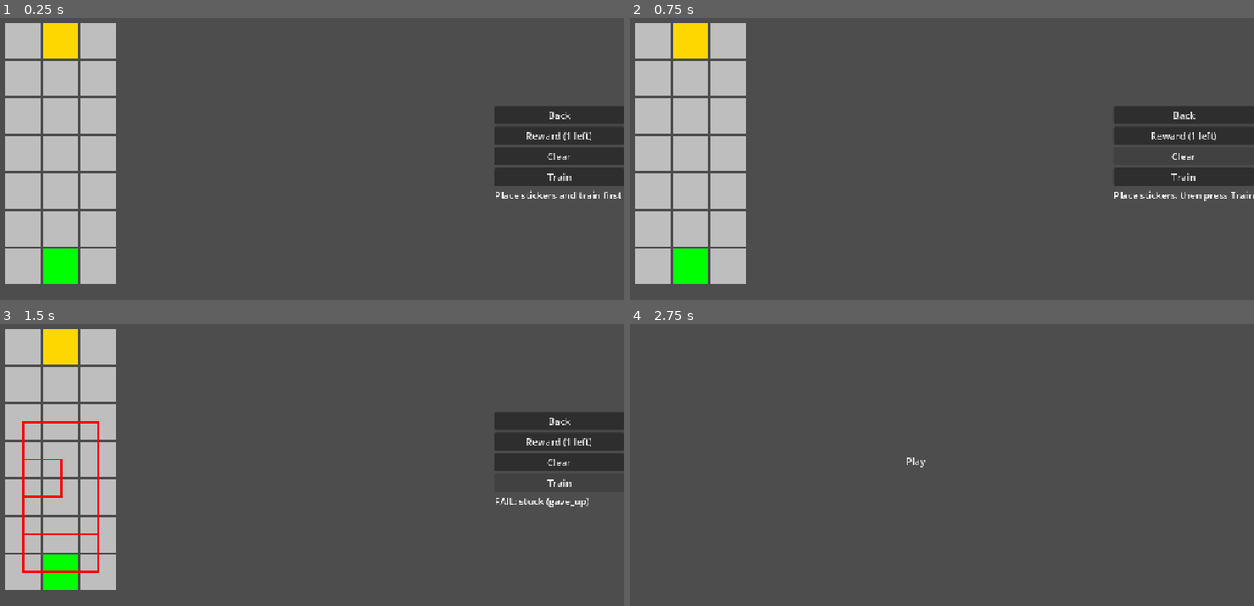
Above: before the commit, frames 1-4 (two rows, left to right).
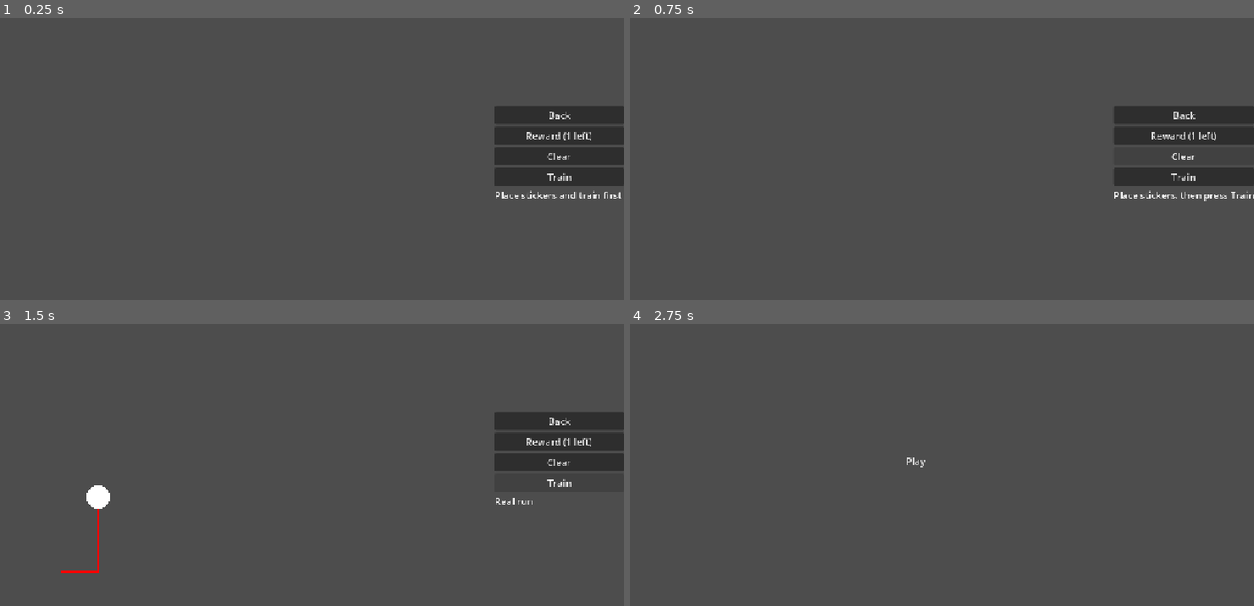
Above: after the commit, the same moments.

Repository: kkaiying/CS-Educational-Game
Game: Godot game, scene res://scenes/level.tscn
Two runs of this game, one before a commit and one after it. Both use one fixed random seed, a clock stepped at 60 frames per second and the inputs below. This scene is started directly instead of the project's main scene.
Inputs:
- Up to frame 1 (0.25 s): no input
- Up to frame 2 (0.75 s): click "Clear" at 0.5 s
- Up to frame 3 (1.5 s): click "Train" at 1.25 s
- Up to frame 4 (2.75 s): click "Back" at 2 s

The runs differ from the first frame. In frame 1, 15% of the frame differs, in the area x 0-19%, y 1-95%; in frame 2, 15%; in frame 3, 15%, in the area x 0-95%, y 1-95%; in frame 4, nothing differs.

Commit message:
Tutorial level & farm tile graphics

Diff:
--- a/core/trainer.gd
+++ b/core/trainer.gd
@@ -6,6 +6,9 @@
 var total_reward: float = 0.0
 var stuck_reason: String = ""
 var settings: LevelSettings
+var practice_routes: Dictionary = {}
+var practice_moves: Dictionary = {}     # practice run number → its moves, kept for the replay
+var last_moves: Array = []              # the direction tried on each step of the latest run, so the replay can show bumps
 
 const STUCK_VISITS := 10
 
@@ -14,12 +17,14 @@
 	total_reward = 0.0
 	var collected := 0                      # every one-time sticker is back at the start of a run
 	var route: Array = [maze.start]
+	last_moves = []
 
 	for i in range(max_steps):
 		var old_pos := robot.position
 		var old_state := Vector3i(old_pos.x, old_pos.y, collected)
 		var dir := agent.choose_direction(old_state)
 		robot.move(dir)
+		last_moves.append(robot.position - old_pos)    # the direction it tried, even if it bumps
 
 		if not maze.can_enter(robot.position): # if robot is trying to exit the maze return it back to its old pos
 			robot.position = old_pos
@@ -48,8 +53,12 @@
 
 
 func train(episodes: int, max_steps: int) -> void:
-	for e in range (episodes):
-		run_one_episode(max_steps)
+	var keep := []
+	for e in range(1, episodes + 1):
+		var practice_route := run_one_episode(max_steps)
+		if e in keep:
+			practice_routes[e] = practice_route
+			practice_moves[e] = last_moves
 
 func run_final_episode(max_steps: int) -> Array:
 	robot.position = maze.start
@@ -61,11 +70,13 @@
 	var start_state := Vector3i(maze.start.x, maze.start.y, 0)
 	var visits := {start_state: 1}          # counted per state, so passing a square again after collecting isn't "stuck"
 	var reward_at_first_visit := {start_state: 0.0}
+	last_moves = []
 
 	for i in range(max_steps):
 		var old_pos := robot.position
 		var dir := agent.choose_direction(Vector3i(old_pos.x, old_pos.y, collected))
 		robot.move(dir)
+		last_moves.append(robot.position - old_pos)
 
 		if not maze.can_enter(robot.position):
 			robot.position = old_pos
--- /dev/null
+++ b/farm_tileset.tres
@@ -0,0 +1,413 @@
+[gd_resource type="TileSet" format=3 uid="uid://bp3ahgiccckpt"]
+
+[ext_resource type="Texture2D" uid="uid://ckpc312h6q5n5" path="res://assets/Sprout Lands - Sprites - Basic pack/Tilesets/Grass.png" id="1_5ldyd"]
+[ext_resource type="Texture2D" uid="uid://bafh4igrt4no1" path="res://assets/Sprout Lands - Sprites - Basic pack/Objects/Basic_Plants.png" id="2_84t7p"]
+[ext_resource type="Texture2D" uid="uid://dveemoggqxa7v" path="res://assets/Sprout Lands - Sprites - Basic pack/Objects/Basic Grass Biom things 1.png" id="3_84t7p"]
+[ext_resource type="Texture2D" uid="uid://b880eebxs6lb0" path="res://assets/extras/pebbles.png" id="4_i0vfc"]
+[ext_resource type="Texture2D" uid="uid://dyyayhaodckn5" path="res://assets/Sprout Sorry pack/Early Access/Plant update 2/Farming Plants v2.png" id="5_pr3du"]
+[ext_resource type="Texture2D" uid="uid://c7jqm3p38442k" path="res://assets/Sprout Lands - Sprites - Basic pack/Tilesets/Tilled_Dirt_v2.png" id="6_cemyr"]
+
+[sub_resource type="TileSetAtlasSource" id="TileSetAtlasSource_mx8sn"]
+texture = ExtResource("1_5ldyd")
+0:0/0 = 0
+1:0/0 = 0
+2:0/0 = 0
+3:0/0 = 0
+4:0/0 = 0
+5:0/0 = 0
+6:0/0 = 0
+7:0/0 = 0
+8:0/0 = 0
+9:0/0 = 0
+0:1/0 = 0
+1:1/0 = 0
+2:1/0 = 0
+3:1/0 = 0
+4:1/0 = 0
+5:1/0 = 0
+6:1/0 = 0
+7:1/0 = 0
+8:1/0 = 0
+9:1/0 = 0
+0:2/0 = 0
+1:2/0 = 0
+2:2/0 = 0
+3:2/0 = 0
+4:2/0 = 0
+5:2/0 = 0
+6:2/0 = 0
+7:2/0 = 0
+8:2/0 = 0
+9:2/0 = 0
+10:2/0 = 0
+0:3/0 = 0
+1:3/0 = 0
+2:3/0 = 0
+3:3/0 = 0
+4:3/0 = 0
+5:3/0 = 0
+6:3/0 = 0
+7:3/0 = 0
+8:3/0 = 0
+9:3/0 = 0
+10:3/0 = 0
+0:4/0 = 0
+1:4/0 = 0
+2:4/0 = 0
+3:4/0 = 0
+4:4/0 = 0
+5:4/0 = 0
+6:4/0 = 0
+7:4/0 = 0
+8:4/0 = 0
+9:4/0 = 0
+0:5/0 = 0
+1:5/0 = 0
+2:5/0 = 0
+3:5/0 = 0
+4:5/0 = 0
+5:5/0 = 0
+6:5/0 = 0
+7:5/0 = 0
+8:5/0 = 0
+9:5/0 = 0
+0:6/0 = 0
+1:6/0 = 0
+2:6/0 = 0
+3:6/0 = 0
+4:6/0 = 0
+5:6/0 = 0
+6:6/0 = 0
+7:6/0 = 0
+8:6/0 = 0
+
+[sub_resource type="TileSetAtlasSource" id="TileSetAtlasSource_i0vfc"]
+texture = ExtResource("2_84t7p")
+0:0/0 = 0
+1:0/0 = 0
+2:0/0 = 0
+3:0/0 = 0
+4:0/0 = 0
+5:0/0 = 0
+0:1/0 = 0
+1:1/0 = 0
+2:1/0 = 0
+3:1/0 = 0
+4:1/0 = 0
+5:1/0 = 0
+
+[sub_resource type="TileSetAtlasSource" id="TileSetAtlasSource_pr3du"]
+texture = ExtResource("3_84t7p")
+0:0/0 = 0
+1:0/0 = 0
+2:0/0 = 0
+3:0/0 = 0
+4:0/0 = 0
+5:0/0 = 0
+6:0/0 = 0
+7:0/0 = 0
+8:0/0 = 0
+0:1/0 = 0
+1:1/0 = 0
+2:1/0 = 0
+3:1/0 = 0
+4:1/0 = 0
+5:1/0 = 0
+6:1/0 = 0
+7:1/0 = 0
+8:1/0 = 0
+0:2/0 = 0
+1:2/0 = 0
+2:2/0 = 0
+3:2/0 = 0
+4:2/0 = 0
+5:2/0 = 0
+6:2/0 = 0
+7:2/0 = 0
+8:2/0 = 0
+0:3/0 = 0
+1:3/0 = 0
+2:3/0 = 0
+3:3/0 = 0
+4:3/0 = 0
+5:3/0 = 0
+6:3/0 = 0
+7:3/0 = 0
+8:3/0 = 0
+0:4/0 = 0
+1:4/0 = 0
+2:4/0 = 0
+3:4/0 = 0
+4:4/0 = 0
+5:4/0 = 0
+6:4/0 = 0
+7:4/0 = 0
+8:4/0 = 0
+
+[sub_resource type="TileSetAtlasSource" id="TileSetAtlasSource_cemyr"]
+texture = ExtResource("4_i0vfc")
+0:0/0 = 0
+
+[sub_resource type="TileSetAtlasSource" id="TileSetAtlasSource_baagr"]
+texture = ExtResource("5_pr3du")
+5:0/0 = 0
+6:0/0 = 0
+0:1/0 = 0
+1:1/0 = 0
+2:1/0 = 0
+3:1/0 = 0
+4:1/0 = 0
+5:1/0 = 0
+6:1/0 = 0
+0:2/0 = 0
+1:2/0 = 0
+2:2/0 = 0
+3:2/0 = 0
+4:2/0 = 0
+5:2/0 = 0
+0:3/0 = 0
+1:3/0 = 0
+2:3/0 = 0
+3:3/0 = 0
+4:3/0 = 0
+5:3/0 = 0
+0:4/0 = 0
+1:4/0 = 0
+2:4/0 = 0
+3:4/0 = 0
+4:4/0 = 0
+5:4/0 = 0
+0:5/0 = 0
+1:5/0 = 0
+2:5/0 = 0
+3:5/0 = 0
+4:5/0 = 0
+5:5/0 = 0
+0:6/0 = 0
+1:6/0 = 0
+2:6/0 = 0
+3:6/0 = 0
+4:6/0 = 0
+5:6/0 = 0
+0:7/0 = 0
+1:7/0 = 0
+2:7/0 = 0
+3:7/0 = 0
+4:7/0 = 0
+5:7/0 = 0
+0:8/0 = 0
+1:8/0 = 0
+2:8/0 = 0
+3:8/0 = 0
+4:8/0 = 0
+5:8/0 = 0
+0:9/0 = 0
+1:9/0 = 0
+2:9/0 = 0
+3:9/0 = 0
+4:9/0 = 0
+5:9/0 = 0
+0:10/0 = 0
+1:10/0 = 0
+2:10/0 = 0
+3:10/0 = 0
+4:10/0 = 0
+5:10/0 = 0
+0:11/0 = 0
+1:11/0 = 0
+2:11/0 = 0
+3:11/0 = 0
+4:11/0 = 0
+5:11/0 = 0
+0:12/0 = 0
+1:12/0 = 0
+2:12/0 = 0
+3:12/0 = 0
+4:12/0 = 0
+5:12/0 = 0
+0:13/0 = 0
+1:13/0 = 0
+2:13/0 = 0
+3:13/0 = 0
+4:13/0 = 0
+5:13/0 = 0
+0:14/0 = 0
+1:14/0 = 0
+2:14/0 = 0
+3:14/0 = 0
+4:14/0 = 0
+5:14/0 = 0
+4:15/0 = 0
+5:15/0 = 0
+0:16/0 = 0
+1:16/0 = 0
+2:16/0 = 0
+3:16/0 = 0
+4:16/0 = 0
+5:16/0 = 0
+0:17/0 = 0
+1:17/0 = 0
+2:17/0 = 0
+3:17/0 = 0
+4:17/0 = 0
+5:17/0 = 0
+0:18/0 = 0
+1:18/0 = 0
+2:18/0 = 0
+3:18/0 = 0
+4:18/0 = 0
+5:18/0 = 0
+0:19/0 = 0
+1:19/0 = 0
+2:19/0 = 0
+3:19/0 = 0
+4:19/0 = 0
+5:19/0 = 0
+0:20/0 = 0
+1:20/0 = 0
+2:20/0 = 0
+3:20/0 = 0
+4:20/0 = 0
+5:20/0 = 0
+0:21/0 = 0
+1:21/0 = 0
+2:21/0 = 0
+3:21/0 = 0
+4:21/0 = 0
+5:21/0 = 0
+4:22/0 = 0
+5:22/0 = 0
+0:23/0 = 0
+1:23/0 = 0
+2:23/0 = 0
+3:23/0 = 0
+4:23/0 = 0
+5:23/0 = 0
+1:24/0 = 0
+4:24/0 = 0
+5:24/0 = 0
+0:25/0 = 0
+1:25/0 = 0
+2:25/0 = 0
+3:25/0 = 0
+4:25/0 = 0
+5:25/0 = 0
+0:26/0 = 0
+1:26/0 = 0
+2:26/0 = 0
+3:26/0 = 0
+4:26/0 = 0
+5:26/0 = 0
+0:27/0 = 0
+1:27/0 = 0
+2:27/0 = 0
+3:27/0 = 0
+4:27/0 = 0
+5:27/0 = 0
+4:28/0 = 0
+5:28/0 = 0
+0:29/0 = 0
+1:29/0 = 0
+2:29/0 = 0
+3:29/0 = 0
+4:29/0 = 0
+5:29/0 = 0
+0:30/0 = 0
+1:30/0 = 0
+2:30/0 = 0
+3:30/0 = 0
+4:30/0 = 0
+5:30/0 = 0
+0:31/0 = 0
+1:31/0 = 0
+2:31/0 = 0
+3:31/0 = 0
+4:31/0 = 0
+5:31/0 = 0
+0:32/0 = 0
+1:32/0 = 0
+2:32/0 = 0
+3:32/0 = 0
+4:32/0 = 0
+5:32/0 = 0
+
+[sub_resource type="TileSetAtlasSource" id="TileSetAtlasSource_xlyok"]
+texture = ExtResource("6_cemyr")
+0:0/0 = 0
+1:0/0 = 0
+2:0/0 = 0
+3:0/0 = 0
+4:0/0 = 0
+5:0/0 = 0
+6:0/0 = 0
+7:0/0 = 0
+8:0/0 = 0
+9:0/0 = 0
+0:1/0 = 0
+1:1/0 = 0
+2:1/0 = 0
+3:1/0 = 0
+4:1/0 = 0
+5:1/0 = 0
+6:1/0 = 0
+7:1/0 = 0
+8:1/0 = 0
+9:1/0 = 0
+0:2/0 = 0
+1:2/0 = 0
+2:2/0 = 0
+3:2/0 = 0
+4:2/0 = 0
+5:2/0 = 0
+6:2/0 = 0
+7:2/0 = 0
+8:2/0 = 0
+9:2/0 = 0
+10:2/0 = 0
+0:3/0 = 0
+1:3/0 = 0
+2:3/0 = 0
+3:3/0 = 0
+4:3/0 = 0
+5:3/0 = 0
+6:3/0 = 0
+7:3/0 = 0
+8:3/0 = 0
+9:3/0 = 0
+10:3/0 = 0
+0:4/0 = 0
+1:4/0 = 0
+2:4/0 = 0
+3:4/0 = 0
+4:4/0 = 0
+5:4/0 = 0
+6:4/0 = 0
+7:4/0 = 0
+8:4/0 = 0
+0:5/0 = 0
+1:5/0 = 0
+2:5/0 = 0
+3:5/0 = 0
+4:5/0 = 0
+5:5/0 = 0
+6:5/0 = 0
+7:5/0 = 0
+8:5/0 = 0
+9:5/0 = 0
+0:6/0 = 0
+1:6/0 = 0
+2:6/0 = 0
+3:6/0 = 0
+4:6/0 = 0
+5:6/0 = 0
+6:6/0 = 0
+8:6/0 = 0
+9:6/0 = 0
+
+[resource]
+sources/0 = SubResource("TileSetAtlasSource_mx8sn")
+sources/1 = SubResource("TileSetAtlasSource_i0vfc")
+sources/2 = SubResource("TileSetAtlasSource_pr3du")
+sources/3 = SubResource("TileSetAtlasSource_cemyr")
+sources/5 = SubResource("TileSetAtlasSource_baagr")
+sources/6 = SubResource("TileSetAtlasSource_xlyok")
--- /dev/null
+++ b/levels/tutorial.gd
@@ -0,0 +1,23 @@
+class_name Tutorial
+
+static func create_maze() -> Maze:
+	var maze := Maze.new()
+	maze.start = Vector2i(0,4)
+	maze.finish = Vector2i(4,0)
+	maze.width = 5
+	maze.height = 5
+	return maze
+
+static func create_settings() -> LevelSettings:
+	return Level1.create_settings()
+
+static func demo_runs() -> Array:
+	return [
+		["Practice run 1", "URDDLLUURDRLDDRULURLLURDL"],
+		["Practice run 50", "RULLDURULLDUURDDRDRULUL"],
+		["Practice run 100", "URDURULURDLRRUDRDLUUUUR"],
+		["Practice run 200", "URDUURRLURUR"],
+		["Practice run 300", "URRURRULRU"],
+		["Practice run 400", "URRURLRUUR"],
+		["Practice run 500", "URURURUR"],
+	]
--- a/project.godot
+++ b/project.godot
@@ -20,7 +20,6 @@
 [display]
 
 window/stretch/mode="canvas_items"
-window/stretch/aspect="expand"
 
 [physics]
 
--- a/scenes/home.gd
+++ b/scenes/home.gd
@@ -4,7 +4,4 @@
 	$PlayButton.get_popup().id_pressed.connect(_on_level_chosen)   # when an item in the list is picked, call _on_level_chosen
 
 func _on_level_chosen(id: int) -> void:
-	if id == 0:
-		print("tutorial not made yet")
-		return
 	Game.go_to_level(id)
--- a/scenes/level.gd
+++ b/scenes/level.gd
@@ -4,6 +4,16 @@
 var settings: LevelSettings
 var route: Array = []
 var selected_sticker := ""
+var replay_queue: Array = []     # [name, route, moves] still to play
+var anim_route: Array = []       # the route being animated right now
+var anim_moves: Array = []       # the direction tried on each step of it (to show bumps)
+var anim_step := 0               # which square of it robot is on
+var anim_timer := 0.0
+var result_text := ""            # shown once the replay finishes
+const STEP_TIME := 0.05
+const BUMP_TIME := 0.25          # a bump is shown slower than a normal step so it can be seen
+const PAUSE_TIME := 0.8          # seconds to hold the finished route before the next one
+const MOVE_STEPS := {"U": Vector2i.UP, "D": Vector2i.DOWN, "L": Vector2i.LEFT, "R": Vector2i.RIGHT}
 
 @onready var reward_button: Button = $UI/Screen/SidePanel/RewardButton
 @onready var penalty_button: Button = $UI/Screen/SidePanel/PenaltyButton
@@ -20,6 +30,9 @@
 
 func _ready():
 	match  Game.current_level:
+		0:
+			maze = Tutorial.create_maze()
+			settings = Tutorial.create_settings()
 		1:
 			maze = Level1.create_maze()
 			settings = Level1.create_settings()
@@ -42,42 +55,42 @@
 			maze = Level7.create_maze()
 			settings = Level7.create_settings()
 
+	draw_ground()
+
 	$UI/Screen/SidePanel/BackButton.pressed.connect(Game.go_to_home)
 	$UI/Screen/SidePanel/TrainButton.pressed.connect(train)
 
 	setup_sticker_buttons()
 	setup_settings()
 
+	if Game.current_level == 0:
+		play_demo()
+
 func _draw():
 	draw_maze(maze)
 
-	if route.size() > 1:
-				var points := PackedVector2Array()
-				for pos in route:
-					points.append(grid_to_centre(pos))
-				draw_polyline(points, Color.RED,4.0)
+	if not anim_route.is_empty():              # mid-replay: the trail so far + the robot's dot
+		var points := PackedVector2Array()
+		for i in range(anim_step + 1):
+			points.append(grid_to_centre(anim_route[i]))
+		if points.size() > 1:
+			draw_polyline(points, Color.RED, 4.0)
+		draw_circle(points[-1] + bump_offset(), TILE_SIZE / 3.0, Color.WHITE)
+	elif route.size() > 1:                     # replay finished: the real run's route
+		var points := PackedVector2Array()
+		for pos in route:
+			points.append(grid_to_centre(pos))
+		draw_polyline(points, Color.RED, 4.0)
 
 func draw_maze(maze: Maze) -> void:
 	for x in range(maze.width):
 		for y in range(maze.height):
 			var pos := Vector2i(x, y)
 			var colour := Color.GRAY
-			if pos == maze.start:
-				colour = Color.GREEN
-			elif maze.crystals.has(pos):
-				colour = Color.CYAN
-			elif pos in maze.stars:
-				colour = Color.PURPLE
-			elif maze.is_finish(pos):
-				colour = Color.GOLD
-			elif pos in maze.spikes:
-				colour = Color.DARK_RED
-			elif maze.thorns.has(pos):
-				colour = Color.DARK_GREEN
-			elif pos in maze.walls:
-				colour = Color.BLACK
 			var corner := Vector2(OFFSET_X + x * TILE_SPACE, OFFSET_Y + y * TILE_SPACE)
-			draw_rect(Rect2(OFFSET_X + x * TILE_SPACE, OFFSET_Y + y * TILE_SPACE, TILE_SIZE, TILE_SIZE), colour)
+
+			if colour != Color.GRAY:
+				draw_rect(Rect2(OFFSET_X + x * TILE_SPACE, OFFSET_Y + y * TILE_SPACE, TILE_SIZE, TILE_SIZE), colour)
 
 			if maze.stickers.has(pos):
 				var centre := corner + Vector2(TILE_SIZE / 2.0, TILE_SIZE / 2.0)
@@ -98,6 +111,18 @@
 				maze.stickers.erase(grid_pos)
 				maze.one_time_stickers.erase(grid_pos)
 			stickers_changed()
+
+func _process(delta: float) -> void:
+	if anim_route.is_empty():
+		return
+	anim_timer += delta
+	var at_end := anim_step >= anim_route.size() - 1
+	if at_end and anim_timer >= PAUSE_TIME:          # finished this route: hold it a moment, then the next one
+		play_next()
+	elif not at_end and anim_timer >= step_time(anim_step):
+		anim_timer = 0.0
+		anim_step += 1
+	queue_redraw()                                   # every frame, so the bump nudge moves smoothly
 
 func screen_to_grid(screen_pos: Vector2) -> Vector2i:
 	var x := floori((screen_pos.x - OFFSET_X) / TILE_SPACE)
@@ -128,10 +153,11 @@
 	trainer.train(settings.episodes, settings.max_steps)
 	print("Training complete in ", Time.get_ticks_msec() - start_time, "ms")
 
-	print ("Evaluation run")
+	print("Evaluation run")
 	trainer.agent.epsilon = 0
 	route = trainer.run_final_episode(settings.max_steps)
-	$UI/Screen/SidePanel/ResultLabel.text = get_result(trainer)
+	result_text = get_result(trainer)
+	start_replay(trainer)
 	print(get_result(trainer))
 	print("Total reward: ", trainer.total_reward)
 	print("Stuck: ", trainer.stuck_reason)
@@ -207,6 +233,8 @@
 # after any sticker change the old route no longer matches so hide it
 func stickers_changed() -> void:
 	route = []
+	anim_route = []                     # stop any replay that's playing
+	replay_queue = []
 	$UI/Screen/SidePanel/ResultLabel.text = "Place stickers, then press Train"
 	update_sticker_counts()
 	queue_redraw()
@@ -219,3 +247,76 @@
 	bonus_checkbox.visible = "bonus" in settings.unlocked or settings.progress_bonus
 	bonus_checkbox.button_pressed = settings.progress_bonus
 	bonus_checkbox.disabled = not "bonus" in settings.unlocked
+
+func start_replay(trainer: Trainer) -> void:
+	replay_queue = []
+	for run in trainer.practice_routes:
+		replay_queue.append(["Practice run %d" % run, trainer.practice_routes[run], trainer.practice_moves[run]])
+	replay_queue.append(["Real run", route, trainer.last_moves])
+	play_next()
+
+func play_next() -> void:
+	if replay_queue.is_empty():
+		anim_route = []
+		$UI/Screen/SidePanel/ResultLabel.text = result_text
+		queue_redraw()
+		return
+	var next: Array = replay_queue.pop_front()
+	$UI/Screen/SidePanel/ResultLabel.text = next[0]
+	anim_route = next[1]
+	anim_moves = next[2]
+	anim_step = 0
+	anim_timer = 0.0
+
+func play_demo() -> void:
+	replay_queue = []
+	for run in Tutorial.demo_runs():
+		var moves: Array = []
+		for letter in run[1]:
+			moves.append(MOVE_STEPS[letter])
+		replay_queue.append([run[0], route_from_moves(run[1]), moves])
+	result_text = ""
+	play_next()
+
+func route_from_moves(moves: String) -> Array:
+	var pos := maze.start
+	var demo_route: Array = [pos]
+	for move in moves:
+		if maze.can_enter(pos + MOVE_STEPS[move]):   # into a wall: bump and stay put
+			pos += MOVE_STEPS[move]
+		demo_route.append(pos)
+	return demo_route
+
+# a bump = the robot is on the same square as the step before
+func is_bump(step: int) -> bool:
+	return step > 0 and anim_route[step] == anim_route[step - 1]
+
+# how long to show this step before moving on (bumps are slower so they can be seen)
+func step_time(step: int) -> float:
+	if is_bump(step):
+		return BUMP_TIME
+	return STEP_TIME
+
+# while showing a bump, push the dot towards the wall it walked into and back again
+func bump_offset() -> Vector2:
+	if not is_bump(anim_step):
+		return Vector2.ZERO
+	var progress: float = clamp(anim_timer / BUMP_TIME, 0.0, 1.0)
+	return Vector2(anim_moves[anim_step - 1]) * sin(progress * PI) * TILE_SIZE * 0.5
+
+func draw_ground() -> void:
+	for x in range(maze.width):
+		for y in range(maze.height):
+			$Ground.set_cell(Vector2i(x, y), 0, Vector2i(0, 5)) # normal grass
+		$Objects.set_cell(maze.finish, 1, Vector2i(3, 0)) # harvest
+		$Objects.set_cell(maze.start, 6, Vector2i(2, 5))
+		for wall in maze.walls:
+			$Objects.set_cell(wall, 2, Vector2i(1, 3)) # walls
+		for rock in maze.thorns:
+			$Objects.set_cell(rock, 3, Vector2i(0,0)) # pebbles
+		for flower in maze.spikes:
+			$Objects.set_cell(flower, 2, Vector2i(7, 3)) # spikes
+		for crop in maze.crystals:
+			$Objects.set_cell(crop, 5, Vector2i(4, 17)) # l5
+		for mushroom in maze.stars:
+			$Objects.set_cell(mushroom, 2, Vector2i(6, 0)) # extra rewards in l7
--- a/scenes/level.tscn
+++ b/scenes/level.tscn
@@ -2,6 +2,7 @@
 
 [ext_resource type="Script" uid="uid://byq6uam5xl4du" path="res://scenes/level.gd" id="1_2q6dc"]
 [ext_resource type="PackedScene" uid="uid://ba7pjek4v6kgi" path="res://scenes/ui/setting_slider.tscn" id="2_w7c3h"]
+[ext_resource type="TileSet" uid="uid://bp3ahgiccckpt" path="res://farm_tileset.tres" id="3_w8frs"]
 
 [node name="Level" type="Node2D" unique_id=1125532875]
 script = ExtResource("1_2q6dc")
@@ -64,7 +65,7 @@
 [node name="PatienceSlider" parent="UI/Screen/SidePanel/SettingsPanel" unique_id=606992269 instance=ExtResource("2_w7c3h")]
 layout_mode = 2
 setting_name = "Patience"
-values = Array[float]([0.5, 0.7, 0.95, 0.99])
+values = Array[float]([0.5, 0.7, 0.95, 0.99, 1.0])
 default_index = 2
 
 [node name="StepCostSlider" parent="UI/Screen/SidePanel/SettingsPanel" unique_id=1554015071 instance=ExtResource("2_w7c3h")]
@@ -81,3 +82,15 @@
 [node name="BonusCheckBox" type="CheckBox" parent="UI/Screen/SidePanel/SettingsPanel" unique_id=845631210]
 layout_mode = 2
 text = "Progress bonus"
+
+[node name="Ground" type="TileMapLayer" parent="." unique_id=1066671966]
+show_behind_parent = true
+position = Vector2(100, 100)
+scale = Vector2(4, 4)
+tile_set = ExtResource("3_w8frs")
+
+[node name="Objects" type="TileMapLayer" parent="." unique_id=1015622645]
+show_behind_parent = true
+position = Vector2(100, 100)
+scale = Vector2(4, 4)
+tile_set = ExtResource("3_w8frs")
Not shown, added: levels/tutorial.gd.uid
